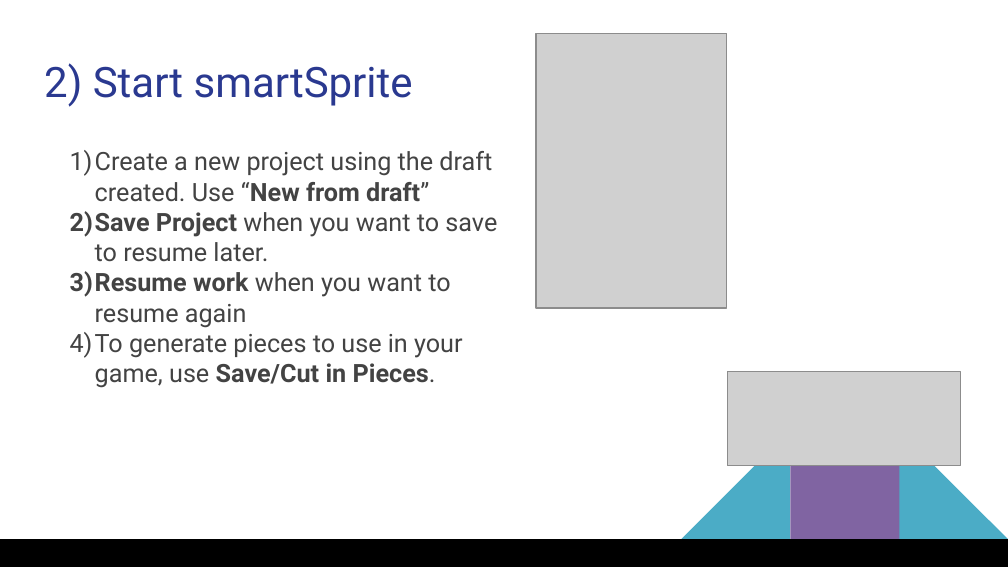
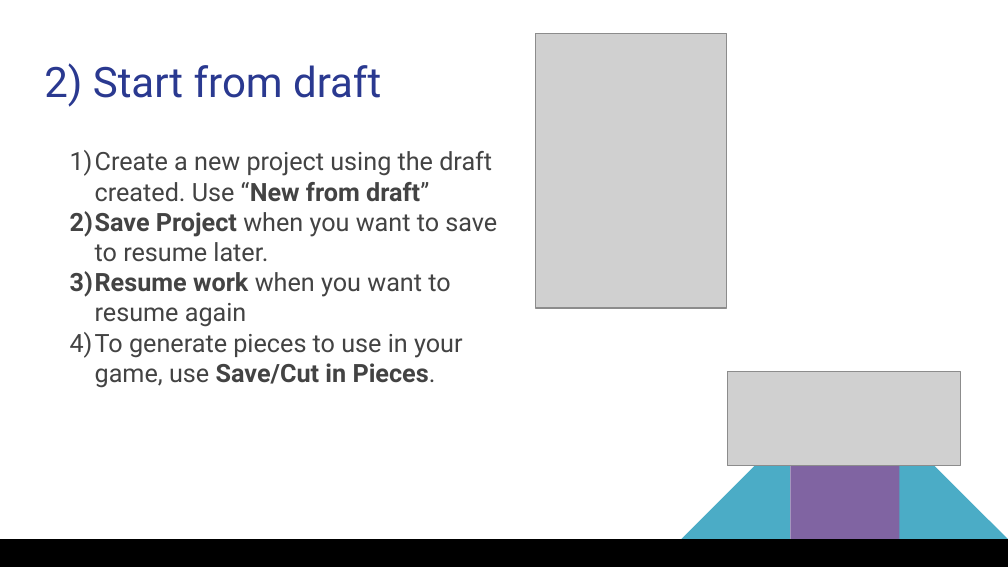
Before and after one commit to MGODOY-BR/smartSpriteFX, a slide deck: slide 9 of [doc]/Using smartSpriteFX.pptx (slide 6 before the commit). Drawn at 1008x567 pixels with LibreOffice and Linux fonts; fonts in the diff are those of the drawing; grey boxes stand for pictures. Boxes give left, top, right and bottom in pixels: in the first picture for what was removed or moved away, otherwise in the second. Text is boxed around its words. In the diff, an @@ line names an element or a change of style, - is before the commit and + after.

```diff
--- a/[doc]/Using smartSpriteFX.pptx
+++ b/[doc]/Using smartSpriteFX.pptx
@@ text at box(44, 63, 381, 107): text changed @@
-2) Start smartSprite
+2) Start from draft
```
Also in this commit, not shown: 3 slides added.
